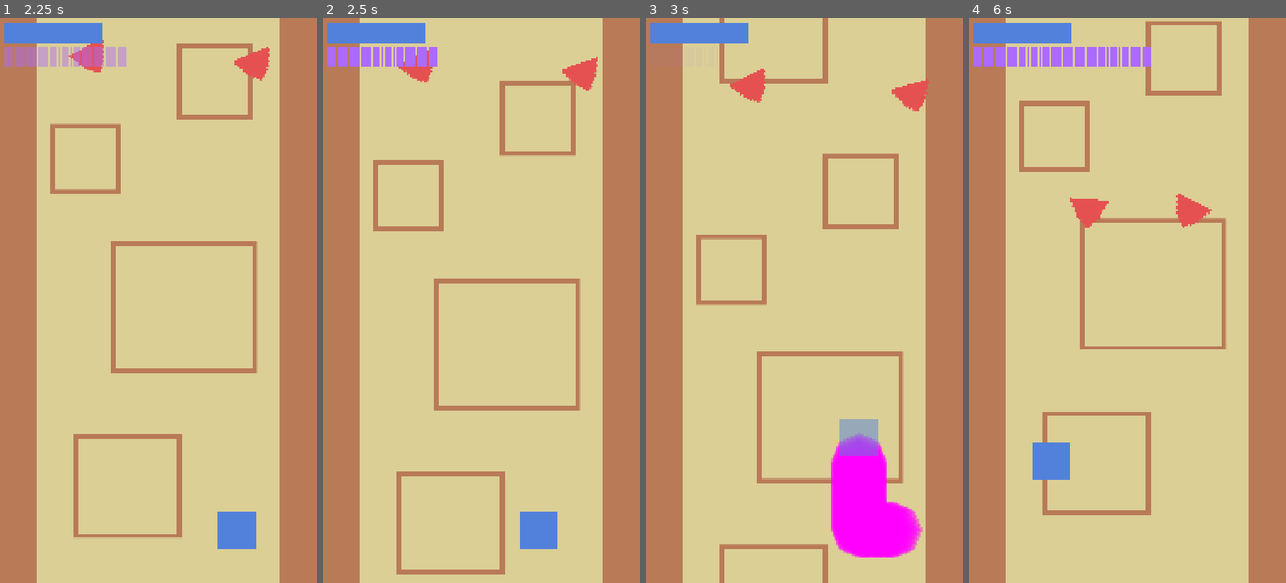
Above: before the commit, frames 1-4 (left to right).
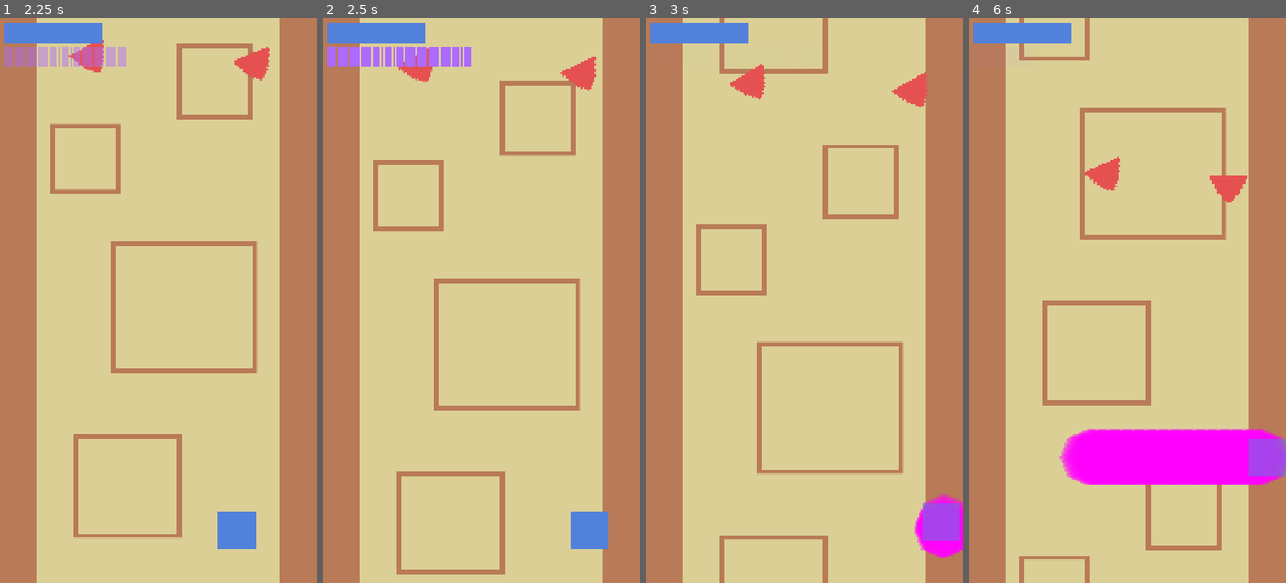
Above: after the commit, the same moments.

Repository: cormacoshaughnessey-maker/PanthersArcade
Game: Godot game, scene res://Scenes/game.tscn
The game is run twice, just before and just after one commit, with the same random seed, the same clock (stepped at 60 frames per second) and the same inputs.
Inputs:
- Up to frame 1 (2.25 s): hold Right (right) 0.53-1.28 s; hold Space (rewind) 0.53-1.28 s; hold Down (down) 1.28-2.03 s; tap Space (rewind) at 1.35 s; hold Right (right) from 2.03 s (still down); hold Space (rewind) from 2.03 s (still down)
- Up to frame 2 (2.5 s): keep holding Right (right); keep holding Space (rewind)
- Up to frame 3 (3 s): release Right (right) at 2.78 s; release Space (rewind) at 2.78 s; hold Up (up) from 2.78 s (still down); tap Space (rewind) at 2.85 s
- Up to frame 4 (6 s): release Up (up) at 3.53 s; hold Space (rewind) 3.53-4.28 s; hold Left (left) 3.53-5.03 s; tap Space (rewind) at 4.35, 5.85 s; hold Down (down) 5.03-5.78 s; hold Space (rewind) 5.03-5.78 s; hold Right (right) from 5.78 s (still down)

Frame 1 is identical in both runs. In frame 2, 2.0% of the frame differs, in the area x 23-90%, y 5-94%; in frame 3, 10%; in frame 4, 17%, in the area x 1-100%, y 0-100%.

Commit message:
Slight Rewind Improvements
Fixed some bugs with when it allows you to rewind and when the projection trail spawns, and hopefully adjusted the enemies to pause better.

Diff:
--- a/panthers-arcade-game/Scripts/enemy.gd
+++ b/panthers-arcade-game/Scripts/enemy.gd
@@ -163,3 +163,4 @@
 
 func pause(pause:=true) -> void:
 	paused = pause
+	attack_timer.paused = pause
--- a/panthers-arcade-game/Scripts/player.gd
+++ b/panthers-arcade-game/Scripts/player.gd
@@ -50,15 +50,18 @@
  # INFO: Function that registers user input and does actions based on that
 func inputs(delta: float) -> void:
 	if Input.is_action_just_released("rewind"):
-		start_rewind_cooldown()
+		if rewinding:
+			start_rewind_cooldown()
 	elif not rewind_on_cooldown and Input.is_action_pressed("rewind"):
 		if Input.is_action_just_pressed("rewind"):
 			spawn_projection_trail()
 			_on_invincibility_cooldown_timer_timeout()
 			if pause_on_rewind:
 				game_node.pause_enemies()
+			rewinding = true
 		for i in rewind_speed:
-			rewind()
+			if rewinding:
+				rewind()
 	if not rewinding:
 		movement_inputs(delta)
 
